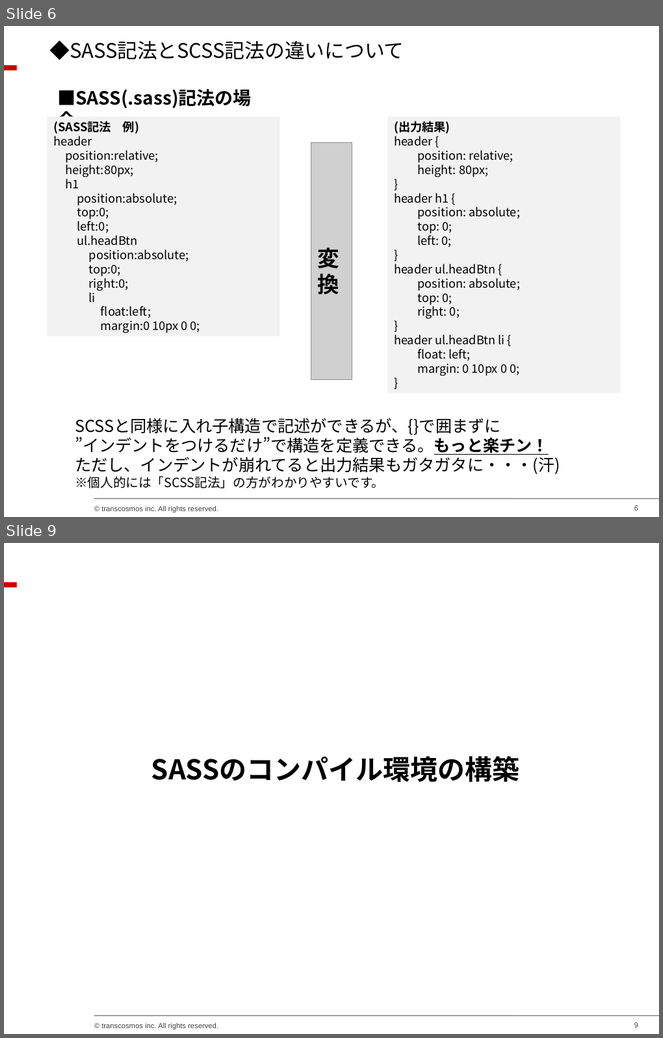
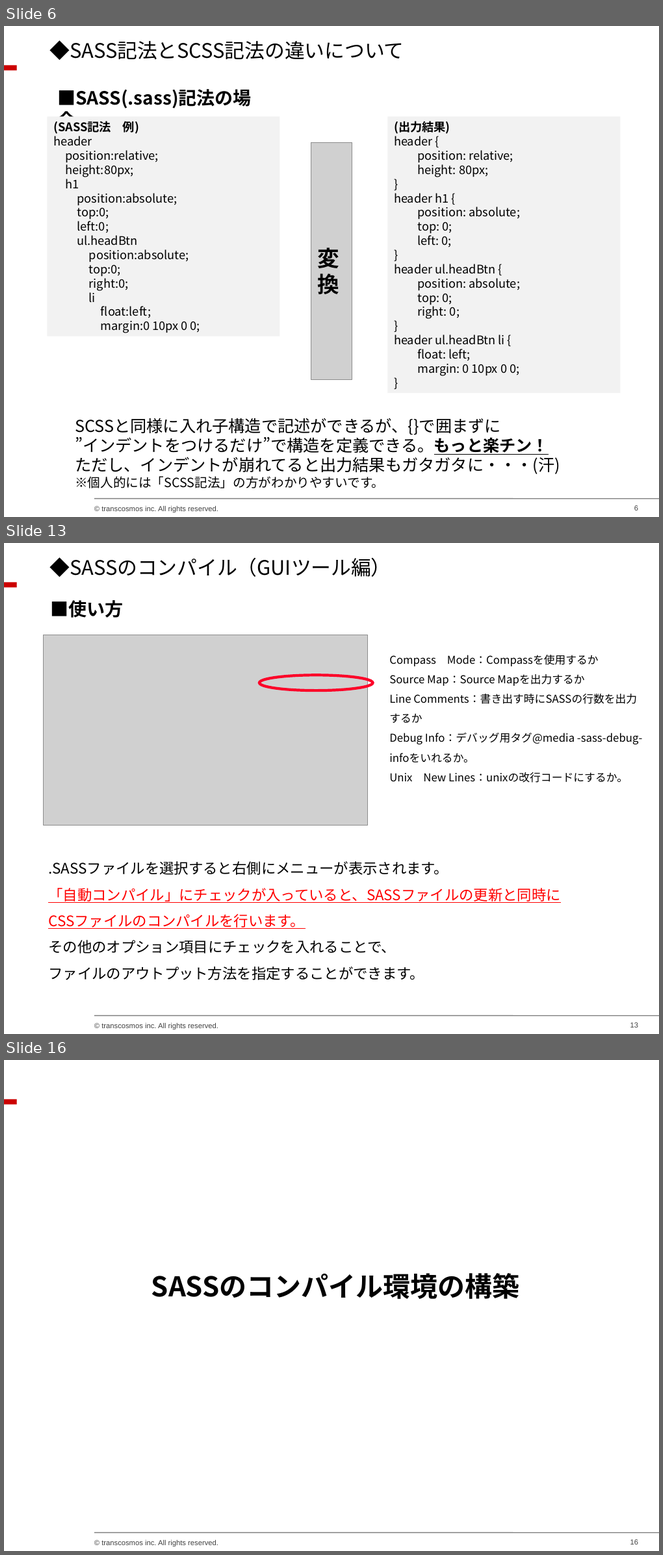
Before and after one commit to chieeeeno/my_common_files, a slide deck: docs/SASS勉強会資料/SASS勉強会資料.ppt. Shown one above the other, each under a label of ours: slides 6 and 9 before the commit, slides 6, 13 and 16 after it; the slides between them are not shown. The pictures are 663x1038 and 663x1555 pixels, drawn with LibreOffice and Linux fonts; fonts in the diff are those of the drawing; grey boxes stand for pictures; background and template pictures are left out. Boxes give left, top, right and bottom in pixels: in the first picture for what was removed or moved away, otherwise in the second. Text is boxed around its words. In the diff, an @@ line names an element or a change of style, - is before the commit and + after.

```diff
--- a/docs/SASS勉強会資料/SASS勉強会資料.ppt
+++ b/docs/SASS勉強会資料/SASS勉強会資料.ppt
@@ slide 13 added at (x1=4, y1=543, x2=659, y2=1034), background #FFFFFF; not listed: 4 template elements that a slide beside it also shows @@
@@ text added at (x1=50, y1=557, x2=391, y2=577), 22 pt, text #000000 @@
+◆SASSのコンパイル（GUIツール編）
@@ text added at (x1=50, y1=600, x2=123, y2=618), 20 pt, text #000000, bold @@
+■使い方
@@ picture added at (x1=43, y1=635, x2=367, y2=825) @@
@@ text added at (x1=389, y1=655, x2=642, y2=783), 12 pt, text #000000 @@
+Compass Mode：Compassを使用するか
+Source Map：Source Mapを出力するか
+Line Comments：書き出す時にSASSの行数を出力するか
+Debug Info：デバッグ用タグ@media -sass-debug-infoをいれるか。
+Unix New Lines：unixの改行コードにするか。
@@ ellipse added at (x1=259, y1=676, x2=373, y2=691), outline #FC0128 3 pt @@
@@ text added at (x1=48, y1=861, x2=560, y2=980), 16 pt, text #000000 @@
+.SASSファイルを選択すると右側にメニューが表示されます。
+「自動コンパイル」にチェックが入っていると、SASSファイルの更新と同時に
+CSSファイルのコンパイルを行います。
+その他のオプション項目にチェックを入れることで、
+ファイルのアウトプット方法を指定することができます。
@@ what was slide 9 is now slide 16 @@
@@ page number at (x1=631, y1=1540, x2=638, y2=1545): text changed @@
-9
+16
```
Also in this commit, not shown: 2 slides changed, 7 other slides added, 1 slide removed, 2 other files.
